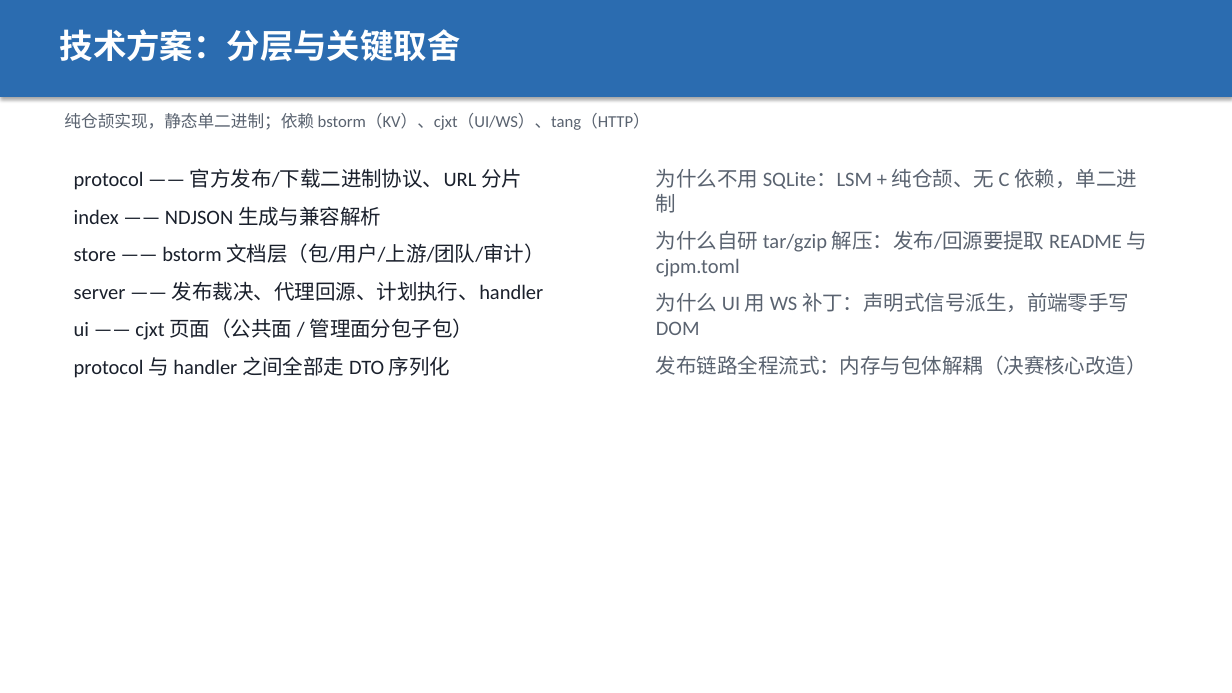
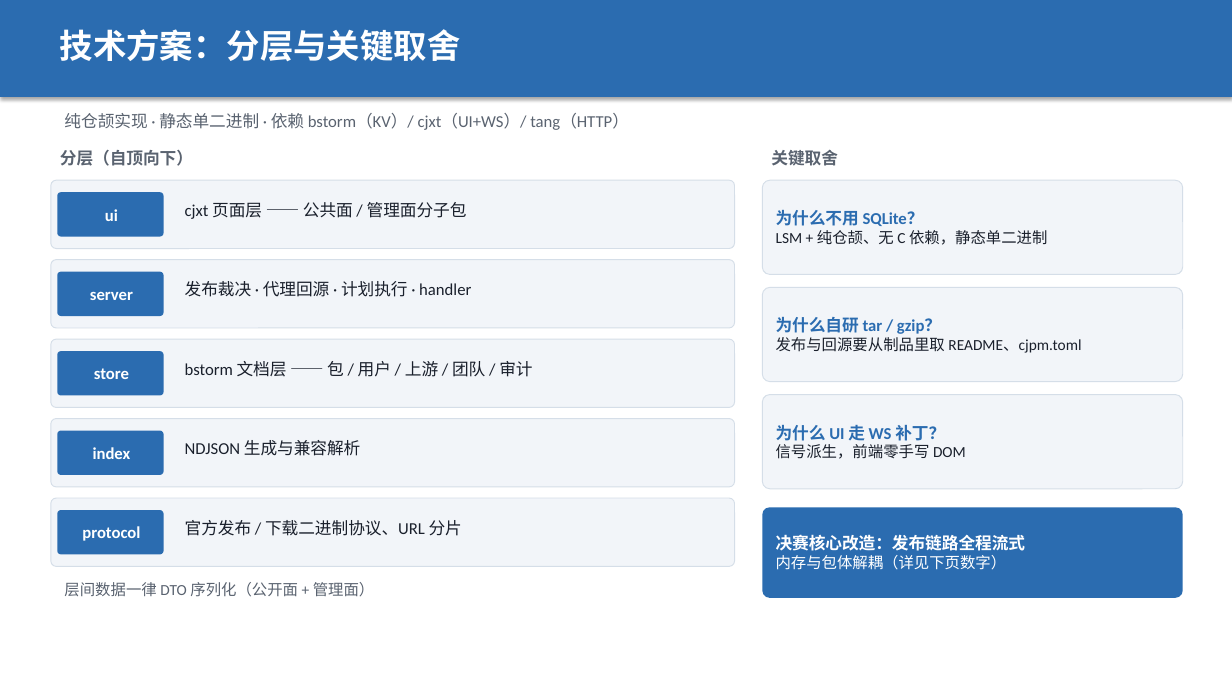
Before and after one commit to ystyle/cjreg, a slide deck: slide 4 of docs/finals-roadshow-v0.3.0.pptx. Drawn at 1232x693 pixels with LibreOffice and Linux fonts; fonts in the diff are those of the drawing. Boxes give left, top, right and bottom in pixels: in the first picture for what was removed or moved away, otherwise in the second. Text is boxed around its words. In the diff, an @@ line names an element or a change of style, - is before the commit and + after.

Commit message:
docs(ppt): 第 4 页「技术方案」改为分层色块 + 取舍卡，去掉两列纯文本

```diff
--- a/docs/finals-roadshow-v0.3.0.pptx
+++ b/docs/finals-roadshow-v0.3.0.pptx
@@ text at (64, 113, 629, 130): text changed @@
-纯仓颉实现，静态单二进制；依赖 bstorm（KV）、cjxt（UI/WS）、tang（HTTP）
+纯仓颉实现 · 静态单二进制 · 依赖 bstorm（KV）/ cjxt（UI+WS）/ tang（HTTP）
@@ text added at (60, 150, 193, 166), 13 pt, text #5A6370, bold @@
+分层（自顶向下）
@@ text removed at (74, 168, 544, 378) @@
-protocol —— 官方发布/下载二进制协议、URL 分片
-index —— NDJSON 生成与兼容解析
-store —— bstorm 文档层（包/用户/上游/团队/审计）
-server —— 发布裁决、代理回源、计划执行、handler
-ui —— cjxt 页面（公共面 / 管理面分包子包）
-protocol 与 handler 之间全部走 DTO 序列化
@@ text removed at (656, 169, 1148, 375) @@
-为什么不用 SQLite：LSM + 纯仓颉、无 C 依赖，单二进制
-为什么自研 tar/gzip 解压：发布/回源要提取 README 与 cjpm.toml
-为什么 UI 用 WS 补丁：声明式信号派生，前端零手写 DOM
-发布链路全程流式：内存与包体解耦（决赛核心改造）
@@ text added at (771, 150, 838, 166), 13 pt, text #5A6370, bold @@
+关键取舍
@@ rounded rectangle added at (51, 180, 735, 249), fill #F2F5F9, outline #D5DEE8 0.75 pt @@
@@ rounded rectangle added at (57, 192, 164, 237), fill #2B6CB0, 13 pt, text #FFFFFF, bold @@
+ui
@@ text added at (185, 202, 467, 219), 13 pt, text #1A202C @@
+cjxt 页面层 —— 公共面 / 管理面分子包
@@ rounded rectangle added at (762, 180, 1183, 274), fill #F2F5F9, outline #D5DEE8 0.75 pt, 12 pt, text #1A202C @@
+为什么不用 SQLite？
+LSM + 纯仓颉、无 C 依赖，静态单二进制
@@ rounded rectangle added at (51, 260, 735, 328), fill #F2F5F9, outline #D5DEE8 0.75 pt @@
@@ rounded rectangle added at (57, 272, 164, 316), fill #2B6CB0, 13 pt, text #FFFFFF, bold @@
+server
@@ text added at (185, 281, 471, 297), 13 pt, text #1A202C @@
+发布裁决 · 代理回源 · 计划执行 · handler
@@ rounded rectangle added at (762, 287, 1183, 382), fill #F2F5F9, outline #D5DEE8 0.75 pt, 12 pt, text #1A202C @@
+为什么自研 tar / gzip？
+发布与回源要从制品里取 README、cjpm.toml
@@ rounded rectangle added at (51, 339, 735, 408), fill #F2F5F9, outline #D5DEE8 0.75 pt @@
@@ rounded rectangle added at (57, 351, 164, 396), fill #2B6CB0, 13 pt, text #FFFFFF, bold @@
+store
@@ text added at (185, 361, 532, 377), 13 pt, text #1A202C @@
+bstorm 文档层 —— 包 / 用户 / 上游 / 团队 / 审计
@@ rounded rectangle added at (51, 419, 735, 487), fill #F2F5F9, outline #D5DEE8 0.75 pt @@
@@ rounded rectangle added at (762, 395, 1183, 489), fill #F2F5F9, outline #D5DEE8 0.75 pt, 12 pt, text #1A202C @@
+为什么 UI 走 WS 补丁？
+信号派生，前端零手写 DOM
@@ rounded rectangle added at (57, 431, 164, 475), fill #2B6CB0, 13 pt, text #FFFFFF, bold @@
+index
@@ text added at (185, 440, 361, 456), 13 pt, text #1A202C @@
+NDJSON 生成与兼容解析
@@ rounded rectangle added at (51, 498, 735, 567), fill #F2F5F9, outline #D5DEE8 0.75 pt @@
@@ rounded rectangle added at (762, 507, 1183, 598), fill #2B6CB0, 13 pt, text #FFFFFF, bold @@
+决赛核心改造：发布链路全程流式
+内存与包体解耦（详见下页数字）
@@ rounded rectangle added at (57, 510, 164, 555), fill #2B6CB0, 13 pt, text #FFFFFF, bold @@
+protocol
@@ text added at (185, 520, 462, 536), 13 pt, text #1A202C @@
+官方发布 / 下载二进制协议、URL 分片
@@ text added at (64, 582, 375, 597), 12 pt, text #5A6370 @@
+层间数据一律 DTO 序列化（公开面 + 管理面）
```
Also in this commit, not shown: 1 other file.
